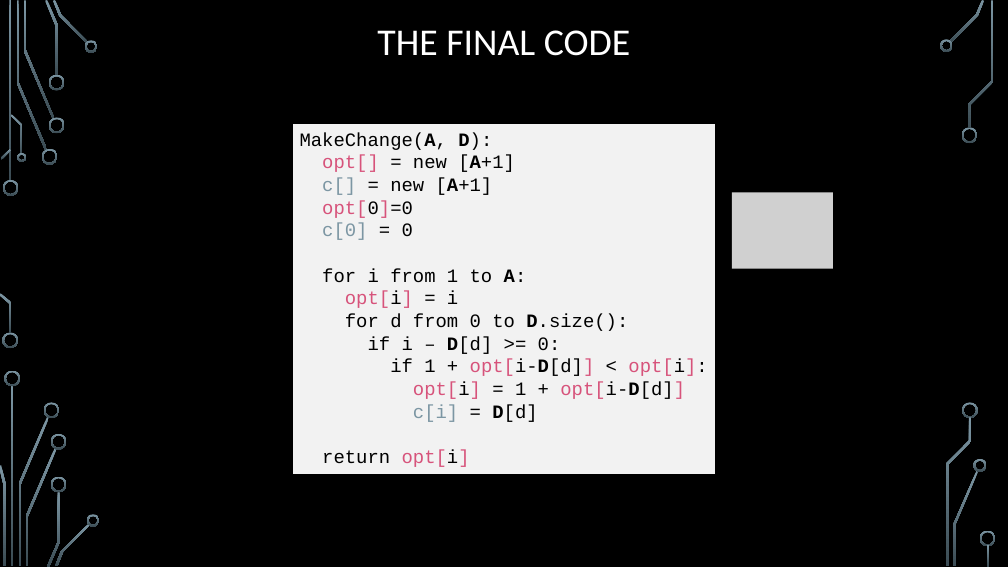
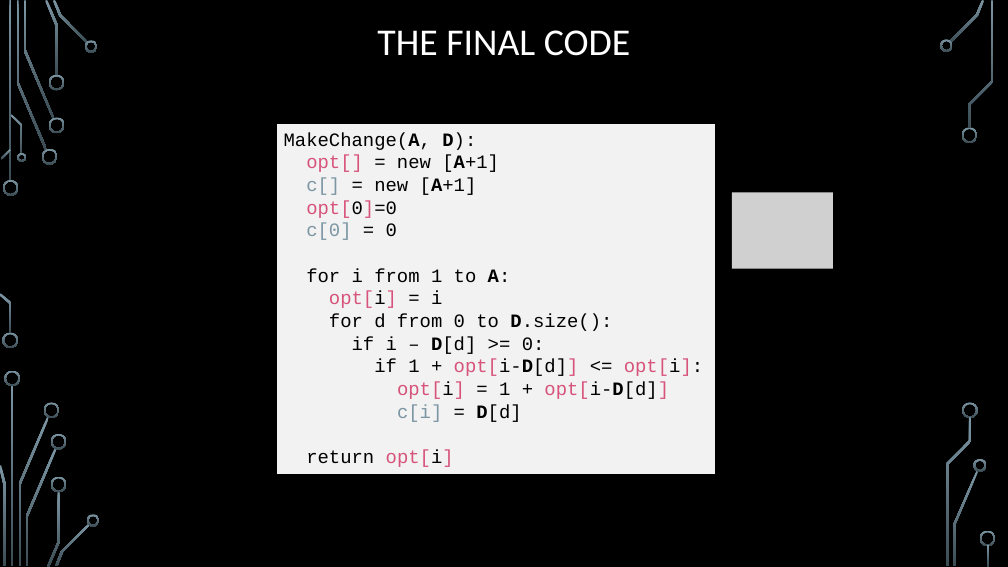
Before and after one commit to markfloryan/dsa2, a slide deck: slide 29 of slides/05-3-CoinChange.pptx. Drawn at 1008x567 pixels with LibreOffice and Linux fonts; fonts in the diff are those of the drawing; grey boxes stand for pictures; background and template pictures are left out. Boxes give left, top, right and bottom in pixels: in the first picture for what was removed or moved away, otherwise in the second. Text is boxed around its words. In the diff, an @@ line names an element or a change of style, - is before the commit and + after.

Commit message:
small slide fixes

```diff
--- a/slides/05-3-CoinChange.pptx
+++ b/slides/05-3-CoinChange.pptx
@@ rectangle "MakeChange(A, D):": place and size @@
-rectangle "MakeChange(A, D):" at [292,123,715,474]
+rectangle "MakeChange(A, D):" at [276,123,716,474]
@@ text in rectangle at [374,359,703,376]: text changed @@
-if 1 + opt[i-D[d]] < opt[i]:
+if 1 + opt[i-D[d]] <= opt[i]:
```
Also in this commit, not shown: 2 other files.
